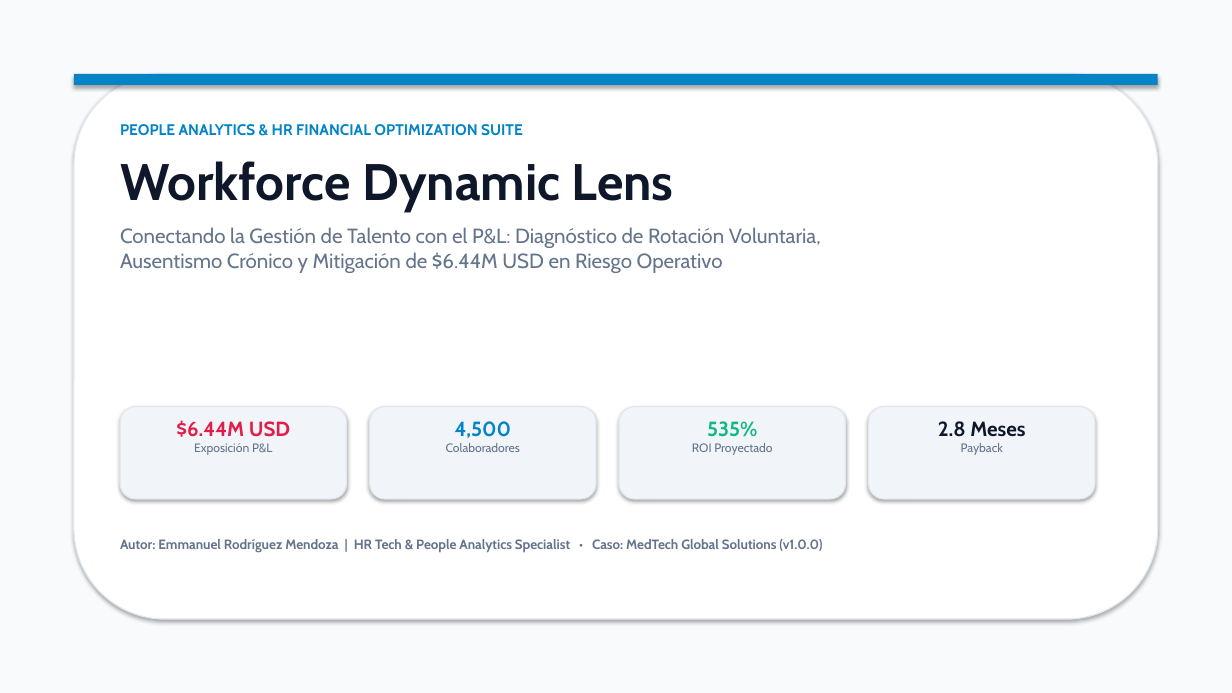
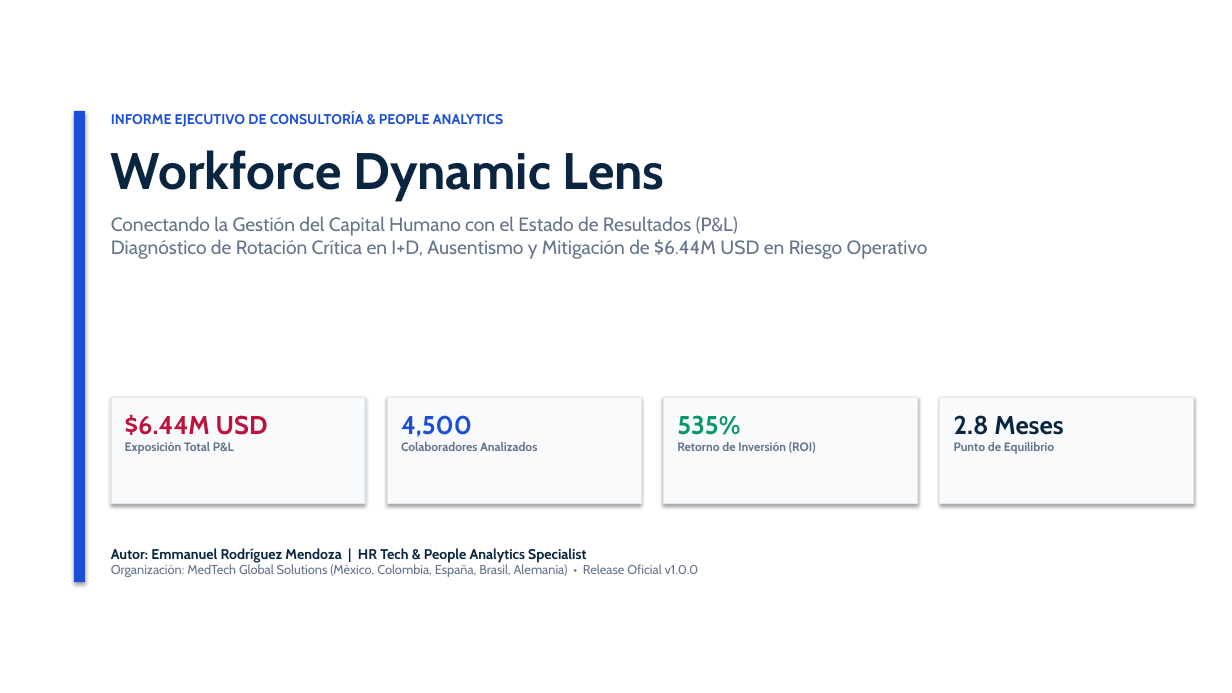
Before and after one commit to rodriguezmendozaemmanuel5/workforce-dynamic-lens, a slide deck: slide 1 of presentations/Executive_Presentation.pptx. Drawn at 1232x693 pixels with LibreOffice and Linux fonts; fonts in the diff are those of the drawing. Boxes give left, top, right and bottom in pixels: in the first picture for what was removed or moved away, otherwise in the second. Text is boxed around its words. In the diff, an @@ line names an element or a change of style, - is before the commit and + after.

Commit message:
style(presentations): apply clean boardroom consulting standard with pure white canvas and oxford navy

```diff
--- a/presentations/Executive_Presentation.pptx
+++ b/presentations/Executive_Presentation.pptx
@@ rectangle at (0, 0, 1232, 693): fill #F8FAFC to #FFFFFF @@
@@ rounded rectangle removed at (74, 74, 1158, 619) @@
@@ rectangle removed at (74, 74, 1158, 85) @@
@@ rectangle added at (74, 111, 85, 582), fill #1D4ED8 @@
@@ text at (111, 112, 503, 127): text changed; size 12 to 11 pt; text colour #0284C7 to #1D4ED8 @@
-PEOPLE ANALYTICS & HR FINANCIAL OPTIMIZATION SUITE
+INFORME EJECUTIVO DE CONSULTORÍA & PEOPLE ANALYTICS
@@ text "INFORME EJECUTIVO DE CONSULTORÍA & ...": place and size @@
-text "INFORME EJECUTIVO DE CONSULTORÍA & ..." at (120, 124, 821, 273)
+text "INFORME EJECUTIVO DE CONSULTORÍA & ..." at (111, 112, 928, 259)
@@ text at (111, 150, 665, 200): text colour #0F172A to #0A2540 in "Workforce Dynamic Lens" @@
@@ text at (111, 216, 928, 259): text changed; size 16 to 15 pt @@
-Conectando la Gestión de Talento con el P&L: Diagnóstico de Rotación Voluntaria,
-Ausentismo Crónico y Mitigación de $6.44M USD en Riesgo Operativo
+Conectando la Gestión del Capital Humano con el Estado de Resultados (P&L)
+Diagnóstico de Rotación Crítica en I+D, Ausentismo y Mitigación de $6.44M USD en Riesgo Operativo
@@ rectangle added at (111, 397, 365, 504), fill #F8FAFC, outline #E2E8F0 1 pt @@
@@ rounded rectangle removed at (120, 407, 347, 499) @@
@@ text at (125, 414, 268, 435): size 16 to 20 pt, text colour #E11D48 to #BE123C in "$6.44M USD"; alignment centre to left @@
@@ text "$6.44M USD": place and size @@
-text "$6.44M USD" at (176, 420, 290, 455)
+text "$6.44M USD" at (125, 414, 268, 454)
@@ rounded rectangle removed at (370, 407, 596, 499) @@
@@ rectangle added at (387, 397, 641, 504), fill #F8FAFC, outline #E2E8F0 1 pt @@
@@ text at (401, 415, 472, 437): size 16 to 20 pt, text colour #0284C7 to #1D4ED8 in "4,500"; alignment centre to left @@
@@ text "4,500": place and size @@
-text "4,500" at (446, 421, 520, 452)
+text "4,500" at (401, 415, 537, 451)
@@ rounded rectangle removed at (619, 407, 846, 499) @@
@@ rectangle added at (664, 397, 918, 504), fill #F8FAFC, outline #E2E8F0 1 pt @@
@@ text at (677, 415, 740, 435): size 16 to 20 pt, text colour #10B981 to #059669 in "535%"; alignment centre to left @@
@@ text "535%": place and size @@
-text "535%" at (692, 421, 772, 455)
+text "535%" at (677, 415, 816, 453)
@@ rounded rectangle removed at (869, 407, 1095, 499) @@
@@ rectangle added at (940, 397, 1194, 504), fill #F8FAFC, outline #E2E8F0 1 pt @@
@@ text at (954, 415, 1063, 435): size 16 to 20 pt, text colour #0F172A to #0A2540 in "2.8 Meses"; alignment centre to left @@
@@ text "2.8 Meses": place and size @@
-text "2.8 Meses" at (938, 421, 1025, 455)
+text "2.8 Meses" at (954, 415, 1063, 454)
@@ text at (125, 442, 234, 454): text changed; bold on @@
-Exposición P&L
+Exposición Total P&L
@@ text at (401, 442, 537, 451): text changed; bold on @@
-Colaboradores
+Colaboradores Analizados
@@ text at (677, 442, 816, 453): text changed; bold on @@
-ROI Proyectado
+Retorno de Inversión (ROI)
@@ text at (954, 442, 1054, 454): text changed; bold on @@
-Payback
+Punto de Equilibrio
@@ text at (111, 548, 699, 577): text changed; size 10.5 to 10 pt; bold off @@
-Autor: Emmanuel Rodríguez Mendoza | HR Tech & People Analytics Specialist • Caso: MedTech Global Solutions (v1.0.0)
+Autor: Emmanuel Rodríguez Mendoza | HR Tech & People Analytics Specialist
+Organización: MedTech Global Solutions (México, Colombia, España, Brasil, Alemania) • Release Oficial v1.0.0
```
Also in this commit, not shown: 8 other slides changed, 1 other file.
